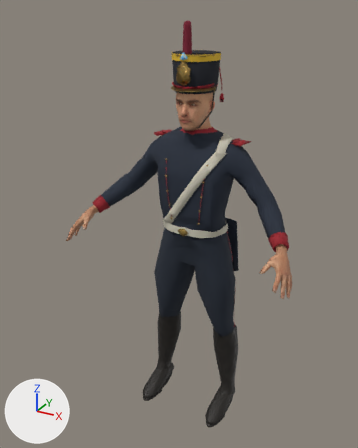
An edit to the glTF model web/public/models/characters/granadero-lod2.glb, drawn before and after from the same camera.
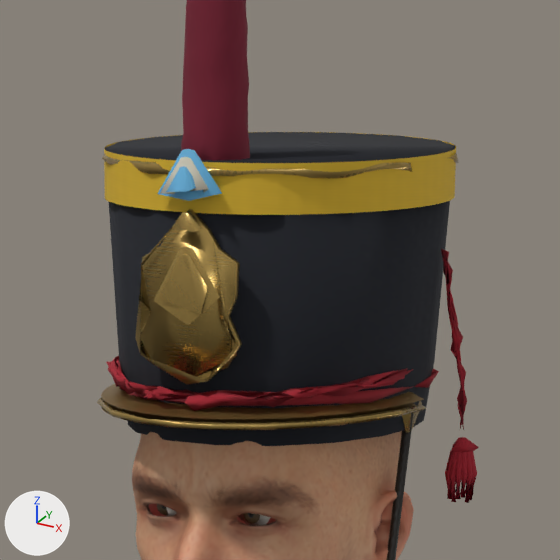
Each version is shown whole from a camera (50 mm lens) standing at (1.009, -2.039, 2.03) and looking at (-0.059, -0.098, 1.06), then close up on the part from 44% to 66% of the width and 7% to 25% of the height. The axes (+X, +Y, +Z) are drawn at lower left. The lights are the same throughout. The first two pictures are the older version. Vertices at exactly the same position are counted once.

The first close-up shows 'Human_headwear_LOD2', 'Human_skin_LOD2'.
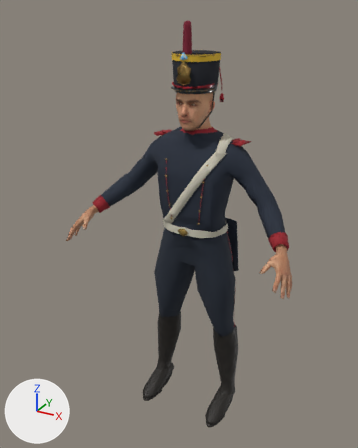
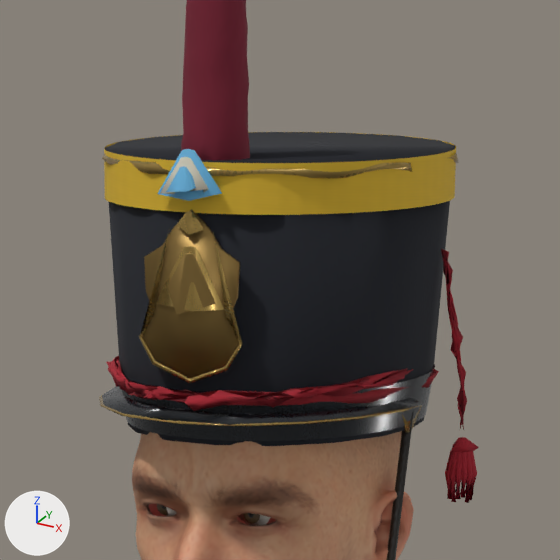
Edits to the bpy script that builds the scene:
```text
Change me_shaped_shako:
    used by ob_human_headwear_lod2; location = (0.0, 0.0, 0.0)
    remove me_shaped_shako.from_pydata(...)  # 1311 vertices, 2184 faces; spans x -0.104..0.12, y -0.186..0.062, z 1.536..1.978
    add me_shaped_shako.from_pydata(...)  # 1344 vertices, 2254 faces; spans x -0.104..0.12, y -0.186..0.062, z 1.536..1.978
    me_shaped_shako part 1: the loose piece of 32 vertices spanning x -0.033..0.033, y -0.167..-0.163, z 1.729..1.825 is scaled about its middle by (1, 0.45, 1), then moved by (0.0, 0.002, 0.0)
    me_shaped_shako part 2: the loose piece of 66 vertices spanning x -0.099..0.099, y -0.184..-0.052, z 1.705..1.712 is rebuilt with 37 vertices and now spans x -0.099..0.099, y -0.183..-0.052, z 1.707..1.716
    me_shaped_shako part 3: the loose piece of 66 vertices spanning x -0.099..0.099, y -0.184..-0.052, z 1.711..1.718 is rebuilt with 37 vertices and now spans x -0.099..0.099, y -0.186..-0.052, z 1.707..1.709
    me_shaped_shako part 4: the loose piece of 20 vertices spanning x -0.034..0.033, y -0.17..-0.168, z 1.728..1.825 is rebuilt with 20 vertices and now spans x -0.034..0.034, y -0.166..-0.165, z 1.728..1.815
    me_shaped_shako part 5: a new loose piece of 128 vertices spanning x -0.093..0.093, y -0.161..0.057, z 1.695..1.723, in mat_apparel_atlas
    me_shaped_shako part 6: a new loose piece of 28 vertices spanning x -0.023..0.023, y -0.167..-0.165, z 1.769..1.805, in mat_apparel_atlas
    me_shaped_shako part 7: a new loose piece of 28 vertices spanning x -0.015..0.018, y -0.167..-0.166, z 1.766..1.801, in mat_apparel_atlas
    me_shaped_shako part 8: a new loose piece of 22 vertices spanning x -0.009..0.009, y -0.167..-0.166, z 1.811..1.824, in mat_apparel_atlas
    me_shaped_shako part 9: the loose piece of 28 vertices spanning x -0.022..0.021, y -0.173..-0.169, z 1.761..1.805 is deleted
    me_shaped_shako part 10: the loose piece of 28 vertices spanning x -0.017..0.014, y -0.173..-0.17, z 1.768..1.801 is deleted
    me_shaped_shako part 11: the loose piece of 22 vertices spanning x -0.009..0.01, y -0.173..-0.17, z 1.813..1.824 is deleted
    me_shaped_shako part 12
    37 vertices are removed from x -0.101..0.101, y -0.186..-0.052, z 1.705..1.709
    70 faces are deleted
    me_shaped_shako part 13: 198 kept faces spanning x -0.101..0.101, y -0.163..0.059, z 1.69..1.851 get new texture (UV) coordinates
```

Changed parts and their boxes [x1, y1, x2, y2] in the close-ups (560 x 560 px; the box of a moved part takes in the faces that stretch with it):
'Human_headwear_LOD2', reshaped
    before: [97, 0, 479, 560]
    after: [99, 0, 479, 560]
part 1 of me_shaped_shako, moved or reshaped
    before: [141, 209, 242, 376]
    after: [143, 209, 240, 378]
part 2 of me_shaped_shako, rebuilt
    before: [102, 402, 424, 430]
    after: [102, 386, 424, 427]
part 3 of me_shaped_shako, rebuilt
    before: [101, 384, 424, 419]
    after: [99, 391, 421, 426]
part 4 of me_shaped_shako, rebuilt
    before: [135, 228, 237, 385]
    after: [139, 230, 242, 383]
part 5 of me_shaped_shako, added
    after: [122, 364, 435, 441]
part 6 of me_shaped_shako, added (brown)
    after: [156, 246, 224, 312]
part 7 of me_shaped_shako, added (brown)
    after: [167, 253, 216, 315]
part 8 of me_shaped_shako, added
    after: [177, 211, 204, 235]
part 9 of me_shaped_shako, deleted (brown)
    before: [154, 246, 220, 325]
part 10 of me_shaped_shako, deleted (brown)
    before: [159, 254, 208, 314]
part 11 of me_shaped_shako, deleted
    before: [172, 212, 202, 232]
part 12 of me_shaped_shako, deleted (brown)
    before: [97, 397, 426, 430]
part 13 of me_shaped_shako, surface changed
    both: [128, 212, 434, 437]
